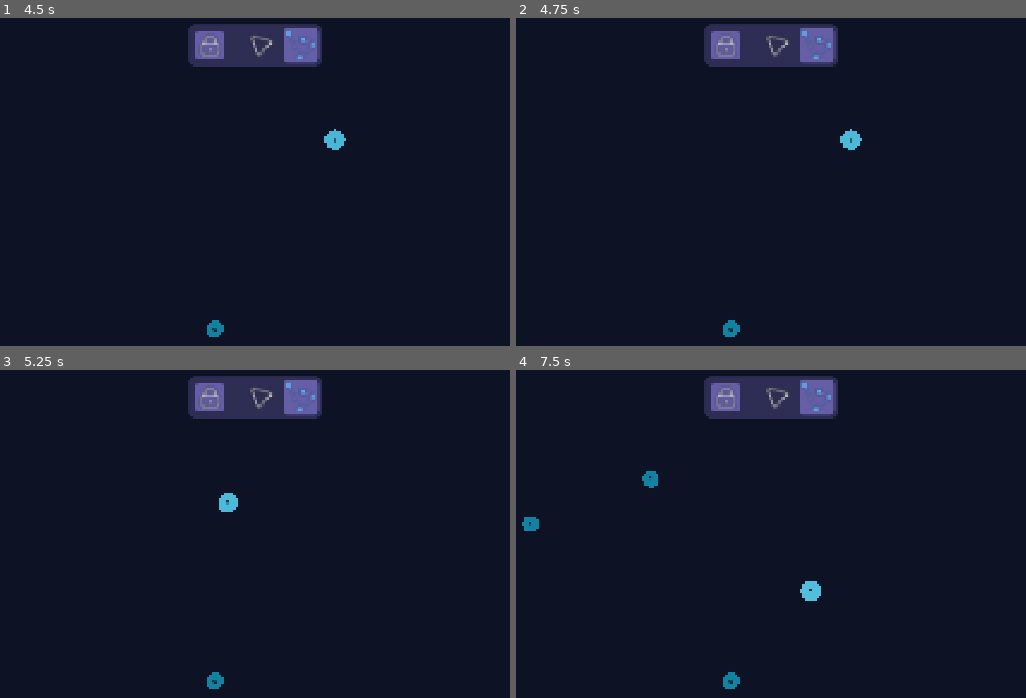
Above: before the commit, frames 1-4 (two rows, left to right).
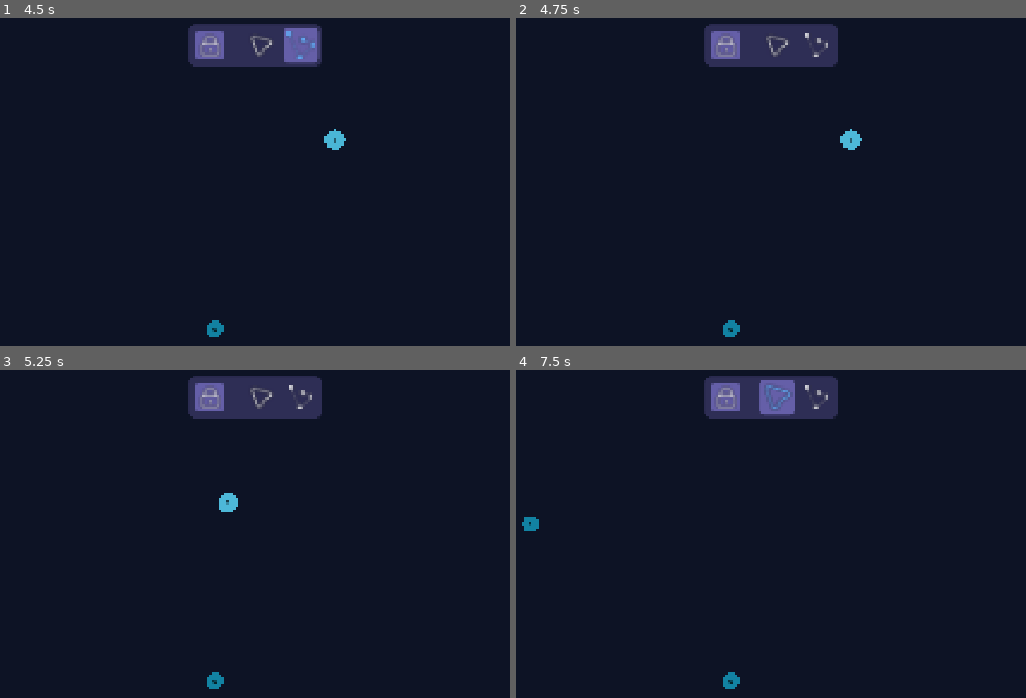
Above: after the commit, the same moments.

Repository: VerticesLTD/Graphos
Game: Godot game, scene res://Boot.tscn
The game is run twice, just before and just after one commit, with the same random seed, the same clock (stepped at 60 frames per second) and the same inputs.
Inputs (mouse positions are in pixels of both pictures, inside the frame that each line leads up to):
- Up to frame 1 (4.5 s): click (260, 44) at 0.5 s; click (300, 44) at 1.25 s; click (209, 44) at 2 s; tap Enter at 2.75, 4.25 s; move the mouse to (433, 218) at 2.77 s; hold Right (ui_right) 2.78-3.5 s; tap Ctrl (ctrl) at 2.85 s; click (433, 218) at 2.92 s; tap Space at 3.02, 3.5 s; tap Delete (delete) at 3.05 s; drag from (433, 218) to (214, 329) at 3.52 s; move the mouse to (336, 139) at 4.27 s; hold Right (ui_right) from 4.28 s (still down); tap C at 4.35 s; click (336, 139) at 4.42 s
- Up to frame 2 (4.75 s): keep holding Right (ui_right); tap E at 4.55 s
- Up to frame 3 (5.25 s): release Right (ui_right) at 5 s; tap Space at 5 s; drag from (336, 491) to (15, 524) at 5.02 s
- Up to frame 4 (7.5 s): tap Enter at 5.75 s; move the mouse to (1010, 658) at 5.77 s; hold Left (ui_left) 5.78-6.5 s; tap Ctrl (ctrl) at 5.85 s; click (1010, 658) at 5.92 s; tap Space at 6.02, 6.5 s; tap Delete (delete) at 6.05 s; drag from (1010, 658) to (648, 478) at 6.52 s; move the mouse to (811, 589) at 7.27 s; hold S from 7.28 s (still down); click (811, 589) at 7.35 s

Frame 1 is identical in both runs. In frame 2, 0.7% of the frame differs, in the area x 55-63%, y 3-14%; in frame 3, 0.7%; in frame 4, 1.8%, in the area x 24-63%, y 3-71%.
Error before the commit: Parse Error: Expected opening "(" after function name. (res://scripts/globals/logger.gd:29)

Commit message:
Refined edge class

Diff:
--- a/graph_controller/animation_manager.gd
+++ b/graph_controller/animation_manager.gd
@@ -18,27 +18,31 @@
 	# and all edges whose dst and src are in selection.
 	# Also takes care of stopping highlights.
 
+	# Start animations for the CURRENT selection
 	for v in current_selection:
-		v.view.manual_hover_start()
-		var edges = v.edges
+		# Tell the Brain to request an animation from its View
+		v.animation_requested.emit("hover_start")
 
-		while edges:
-			if edges.src in current_selection and edges.dst in current_selection:
-				edges.view.manual_hover_start()
+		var e = v.edges
+		while e:
+			# If the destination is ALSO selected, light up the edge between them
+			if e.dst in current_selection:
+				e.animation_requested.emit("hover_start")
+			e = e.next
 
-			edges = edges.next
-
-	# Finding elements that no longer need highlighting
+	# Stop animations for elements that are NO LONGER selected
 	for v in old_selection:
-		# This check is important, as things might have been removed by the user!
-		if not v or not v.view:
+		# Safety Check: Did the user delete this vertex while it was selected?
+		if not is_instance_valid(v):
 			continue
 
+		# If it survived, but is no longer in the active selection, turn it off
 		if v not in current_selection:
-			v.view.manual_hover_stop()
-			var edges = v.edges
+			v.animation_requested.emit("hover_stop")
 
-			# This does go over each view twice - Could be optimized
-			while edges:
-				edges.view.manual_hover_stop()
-				edges = edges.next
+			var e = v.edges
+			while e:
+				# Turn off the connected edges as well
+				if is_instance_valid(e):
+					e.animation_requested.emit("hover_stop")
+				e = e.next
--- a/graphs/core/edge.gd
+++ b/graphs/core/edge.gd
@@ -12,6 +12,9 @@
 ## The EdgeView hears this and calls queue_free().
 @warning_ignore("unused_signal")
 signal vanished(v: Vertex)
+
+## Signal to trigger UI animations (like hovers) from data/algorithms.
+signal animation_requested(anim_name: String)
 
 ## Source vertex of the edge.
 var src: Vertex
@@ -44,7 +47,7 @@
 	_next: Edge = null,
 	_color: Color = Globals.EDGE_COLOR
 ) -> void:
-	self.weight = _weight
+	self.weight = clampi(_weight, -999, 999)
 	self.src = _src
 	self.dst = _dst
 	self.next = _next
@@ -54,50 +57,39 @@
 	if src:
 		self.is_imposter = src.is_imposter
 
-	# Only connect signals if we are REAL.
-	# This prevents dozens of useless connections in the imposter graph.
+	# Only connect movement signals if we are a REAL edge
+		if src: src.state_changed.connect(_notify_change)
+		if dst: dst.state_changed.connect(_notify_change)
+
+# --- Reaction Logic ---
+
+func _notify_change() -> void:
 	if not is_imposter:
-		if src: src.state_changed.connect(_on_vertex_changed)
-		if dst: dst.state_changed.connect(_on_vertex_changed)
-
-####################### SETTER FUNCTIONS & REACTION LOGIC #######################
+		state_changed.emit()
 
 var weight: int = 1:
 	set(value):
-		weight = clampi(value, -999, 999)
-		state_changed.emit()
-
+		var clamped = clampi(value, -999, 999)
+		if weight == clamped: return # Early exit
+		weight = clamped
+		_notify_change()
 
 var color: Color = Globals.EDGE_COLOR:
 	set(value):
+		if color == value: return # Early exit
 		color = value
-		state_changed.emit()
+		_notify_change()
 
 
-func _on_vertex_changed() -> void:
-	# If a vertex "shouts" that it moved, the Edge
-	# shouts too so the Line Sprite knows to stretch.
-	state_changed.emit()
+## Helper function to fetch the other vertex
+func get_other_vertex(v: Vertex) -> Vertex:
+	return dst if v == src else src
 
-## Helper function to fetch the other vertex,
-## used when we have an edge and want to get its dst
-## @param v		Returns the vertex at the opposite end of this edge relative to v.
-func get_other_vertex(v: Vertex) -> Vertex:
-	if v == src:
-		return dst
-	else:
-		return src
 
-## This is called right before the object is removed from memory.
+## Disconnects signals to prevent memory leaks when deleted
 func _notification(what: int) -> void:
 	if what == NOTIFICATION_PREDELETE:
-		# Callable returns a unique pointer to the function _on_vertex_changed
-		# This is used to check if were deleting the right signals.
-		var cb = Callable(self, "_on_vertex_changed")
-
-		# Only dissconnect if:
-		# The instance hasnt been deleted AND
-		# The edge is REALLY connected with state_changed to src and dest.
+		var cb = Callable(self, "_notify_change")
 		if is_instance_valid(src) and src.state_changed.is_connected(cb):
 			src.state_changed.disconnect(cb)
 		if is_instance_valid(dst) and dst.state_changed.is_connected(cb):
--- a/scenes/edge_view/edge_view.gd
+++ b/scenes/edge_view/edge_view.gd
@@ -32,22 +32,18 @@
 func _ready() -> void:
 	if edge_data:
 		weight_label.text = str(edge_data.weight)
-
 		_setup_detection_area()
 
-		# Listen for edge updates (like color changes)
+		# Data connections
 		edge_data.state_changed.connect(refresh)
-
-		# Listen for "die" commands and clear
 		edge_data.vanished.connect(queue_free)
 
-		# Detect edge refractoring
+		# Animation connection
+		edge_data.animation_requested.connect(_on_animation_requested)
+
 		mouse_detection_area.input_event.connect(_on_mouse_detection_area_input_event)
-
-		# Initial draw
 		refresh()
 	else:
-		# If there's no edge, delete.
 		queue_free()
 
 func _process(_delta: float) -> void:
@@ -124,6 +120,16 @@
 func _should_display_weight() -> bool:
 	return true
 
+## Routes animation commands received from the Edge data.
+func _on_animation_requested(anim_name: String) -> void:
+	match anim_name:
+		"hover_start":
+			is_hovered = true
+			is_manual_hover = true
+			_start_hover_animation()
+		"hover_stop":
+			_stop_hover_animation()
+
 ## Draws the edge's mouse detection area accurately to how it is drawn.
 func _setup_detection_area() -> void:
 	# Assumes edge_data exists
--- a/scripts/globals/logger.gd
+++ b/scripts/globals/logger.gd
@@ -26,7 +26,7 @@
 	if enabled:
 		print_rich("[color=orange][DEBUG][/color]","[color=cyan][",tag,"][/color] - ",msg)
 
-func Globals.INFo(msg, tag=""):
+func info(msg: String, tag: String = "") -> void:
 	if filters.size() > 0 and  tag not in filters:
 		return
 
